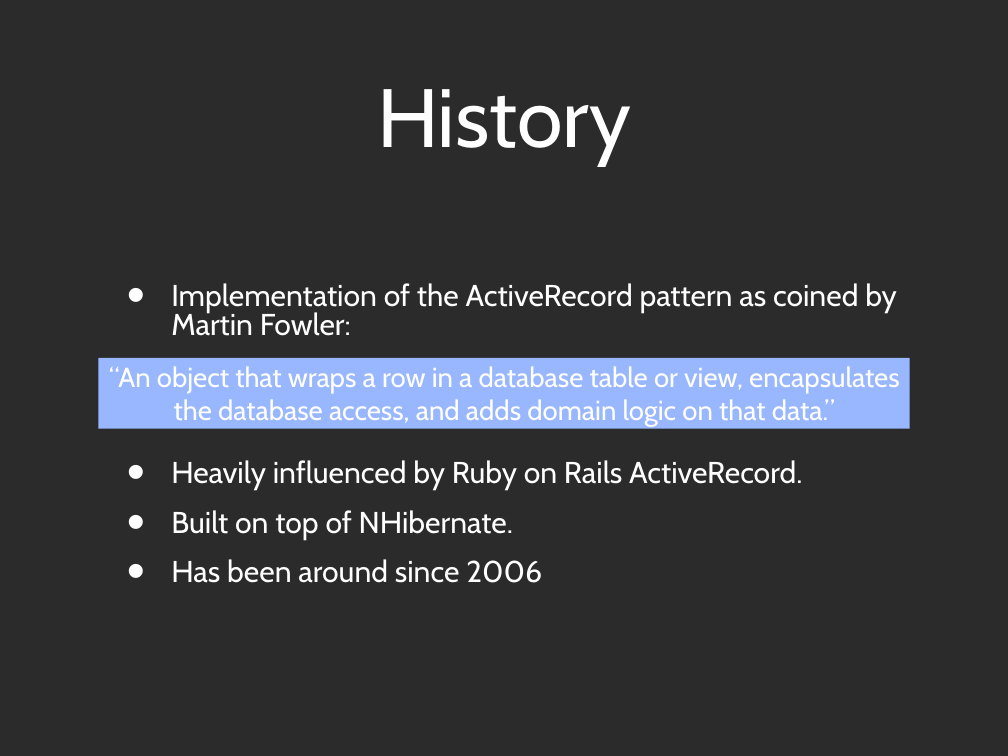
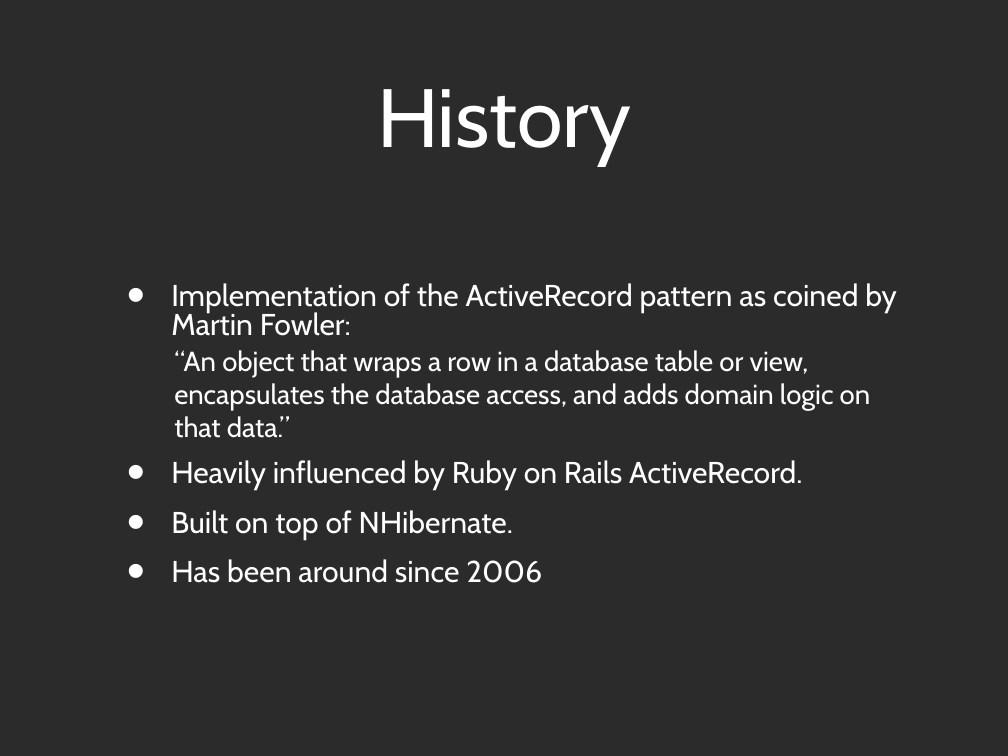
Before and after one commit to andypike/Talks, a slide deck: slide 2 of ORMBattle-Castle-ActiveRecord/ORMBattle-ActiveRecord.ppt. Drawn at 1008x756 pixels with LibreOffice and Linux fonts; fonts in the diff are those of the drawing; background and template pictures are left out; a plain dark background stands for a picture behind light text. Boxes give left, top, right and bottom in pixels: in the first picture for what was removed or moved away, otherwise in the second. Text is boxed around its words. In the diff, an @@ line names an element or a change of style, - is before the commit and + after.

```diff
--- a/ORMBattle-Castle-ActiveRecord/ORMBattle-ActiveRecord.ppt
+++ b/ORMBattle-Castle-ActiveRecord/ORMBattle-ActiveRecord.ppt
@@ text "“An object that wraps a ...": place and size @@
-text "“An object that wraps a ..." at (99,358,909,429)
+text "“An object that wraps a ..." at (174,350,871,438)
@@ text "“An object that wraps a ..." at (174,350,871,438): alignment centre to left; fill #98B7FE to none @@
```
Also in this commit, not shown: 3 other slides changed, 1 slide added, 1 slide removed, 1 other file.
